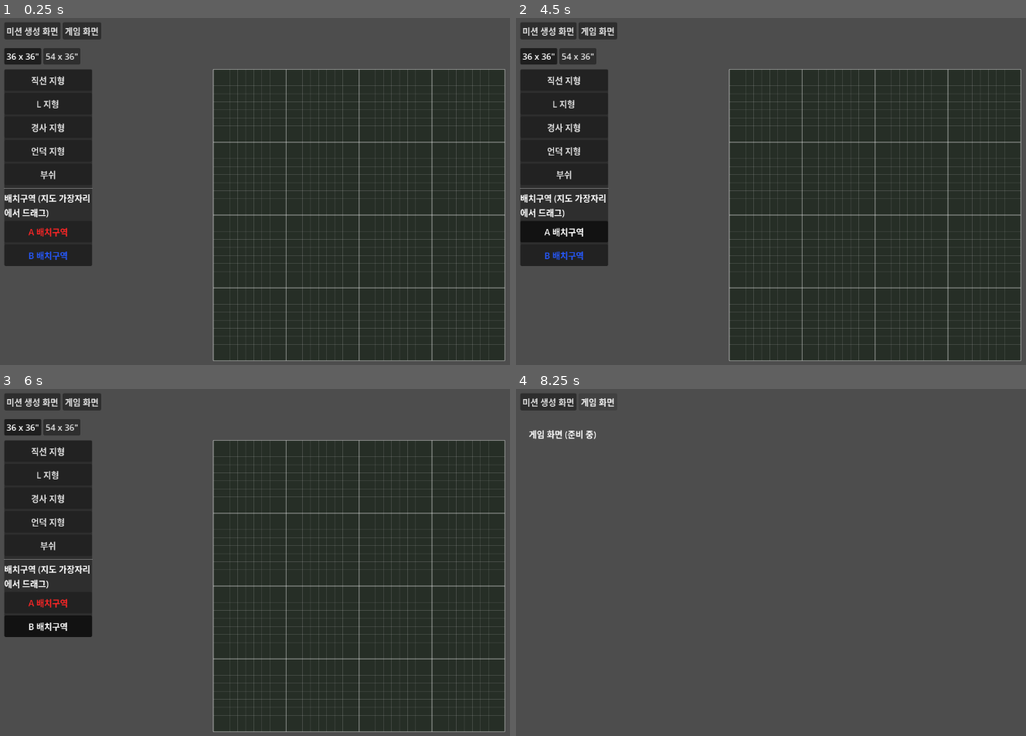
Above: before the commit, frames 1-4 (two rows, left to right).
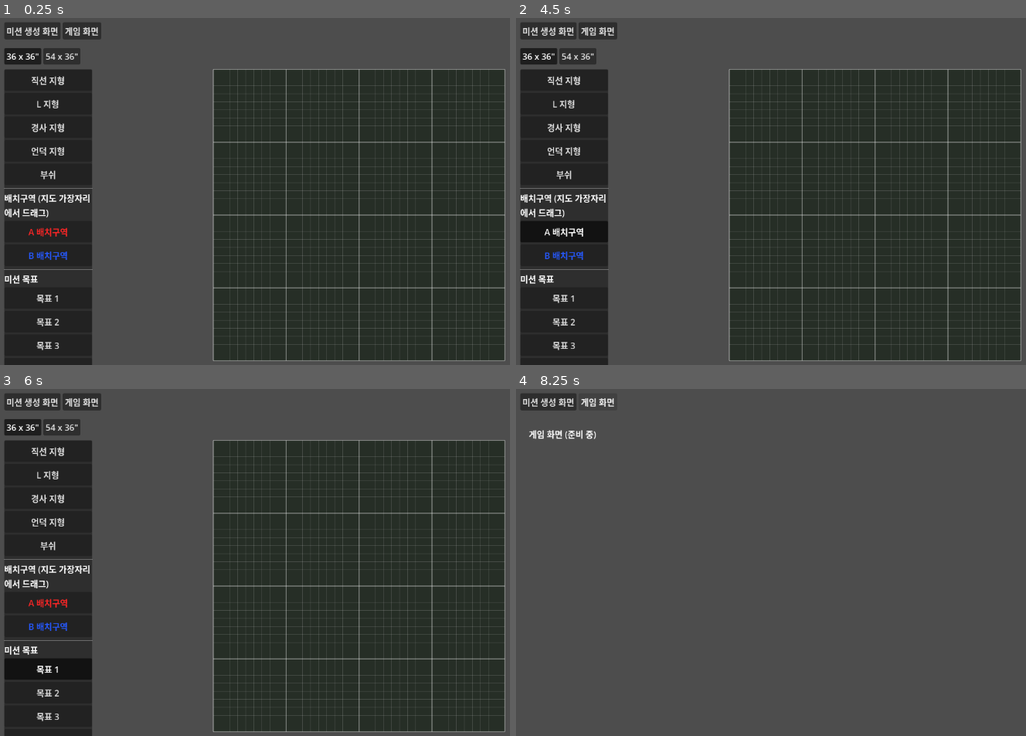
Above: after the commit, the same moments.

Repository: Andrea4595/StarcraftTMG_Simulator
Game: Godot game, scene res://scenes/main/Main.tscn
The game is run twice, just before and just after one commit, with the same random seed, the same clock (stepped at 60 frames per second) and the same inputs.
Inputs (mouse positions are in pixels of both pictures, inside the frame that each line leads up to):
- Up to frame 1 (0.25 s): no input
- Up to frame 2 (4.5 s): click "직선 지형" at 0.5 s; click "L 지형" at 1.25 s; click "경사 지형" at 2 s; click "언덕 지형" at 2.75 s; click "부쉬" at 3.5 s; click "A 배치구역" at 4.25 s
- Up to frame 3 (6 s): click "B 배치구역" at 5 s; click (45, 670) at 5.75 s, where only the run after the commit has a clickable "목표 1"
- Up to frame 4 (8.25 s): click (561, 694) at 6.5 s, where only the run after the commit has a clickable "목표 2"; click (561, 715) at 7.25 s, where only the run after the commit has a clickable "목표 3"; click "게임 화면" at 8 s

The runs differ from the first frame. In frame 1, 4.8% of the frame differs, in the area x 0-19%, y 71-100%; in frame 2, 4.8%; in frame 3, 4.9%, in the area x 0-19%, y 67-100%; in frame 4, nothing differs.

Commit message:
Add mission objective placement to mission setup
Adds numbered (1-5) objective markers to the mission-setup palette:
click to place a 32mm token with its 3" capture-range ring drawn
around it, drag to reposition (1" grid snap), right-click to delete.
Each number can only be placed once (its palette button disables
while placed). Tokens are colored per number (1/3 red, 2/4 blue, 5
green) per request.

This completes all three mission-setup features from Goal 1: terrain
placement, deployment zones, and mission objectives.

Co-Authored-By: Claude Sonnet 5 <noreply@anthropic.com>

Diff:
--- /dev/null
+++ b/scenes/mission_setup/MissionObjectivePiece.gd
@@ -0,0 +1,52 @@
+extends Control
+
+## 미션 목표 마커 하나 (1~5번). 32mm 토큰 + 그 바깥으로 3" 점령 범위 링을 그린다.
+## 이동은 지원하지만 회전은 의미가 없다 (원형). 우클릭하면 바로 삭제된다.
+
+signal drag_requested(piece: Control)
+signal delete_requested(piece: Control)
+
+var number: int = 1
+var token_color: Color = Color(0.85, 0.85, 0.8)
+
+const TOKEN_DIAMETER_MM := 32.0
+const CAPTURE_MARGIN_INCH := 3.0
+
+
+func center() -> Vector2:
+	return position + size / 2.0
+
+
+func set_center(new_center: Vector2) -> void:
+	position = new_center - size / 2.0
+
+
+func _draw() -> void:
+	var c := size / 2.0
+	var token_radius := TOKEN_DIAMETER_MM / 2.0
+	var capture_radius := size.x / 2.0
+
+	draw_circle(c, capture_radius, Color(1.0, 1.0, 1.0, 0.10))
+	draw_arc(c, capture_radius, 0.0, TAU, 48, Color(1.0, 1.0, 1.0, 0.6), 1.5, true)
+
+	draw_circle(c, token_radius, token_color)
+	draw_arc(c, token_radius, 0.0, TAU, 32, Color(0.1, 0.1, 0.1, 0.8), 1.5, true)
+
+	var font := ThemeDB.fallback_font
+	var font_size := 18
+	var text := str(number)
+	var text_width := font.get_string_size(text, HORIZONTAL_ALIGNMENT_LEFT, -1, font_size).x
+	var ascent := font.get_ascent(font_size)
+	var descent := font.get_descent(font_size)
+	var baseline := Vector2(c.x - text_width / 2.0, c.y + (ascent - descent) / 2.0)
+	draw_string(font, baseline, text, HORIZONTAL_ALIGNMENT_LEFT, -1, font_size, Color.WHITE)
+
+
+func _gui_input(event: InputEvent) -> void:
+	if event is InputEventMouseButton and event.pressed:
+		if event.button_index == MOUSE_BUTTON_LEFT:
+			drag_requested.emit(self)
+			accept_event()
+		elif event.button_index == MOUSE_BUTTON_RIGHT:
+			delete_requested.emit(self)
+			accept_event()
--- a/scenes/mission_setup/MissionSetup.gd
+++ b/scenes/mission_setup/MissionSetup.gd
@@ -7,6 +7,7 @@
 const RADIAL_MENU_SCENE := preload("res://scenes/common/RadialMenu.tscn")
 const MAP_GRID_SCRIPT := preload("res://scenes/mission_setup/MapGrid.gd")
 const DEPLOYMENT_ZONE_SCRIPT := preload("res://scenes/mission_setup/DeploymentZonePiece.gd")
+const OBJECTIVE_PIECE_SCRIPT := preload("res://scenes/mission_setup/MissionObjectivePiece.gd")
 
 const MARGIN := 8.0
 const TOP_ROW_HEIGHT := 32.0
@@ -21,25 +22,43 @@
 	"B": Color(0.15, 0.35, 1.0, 0.9),
 }
 
+const OBJECTIVE_NUMBERS := [1, 2, 3, 4, 5]
+const OBJECTIVE_TOKEN_DIAMETER_MM := 32.0
+const OBJECTIVE_CAPTURE_MARGIN_INCH := 3.0
+const OBJECTIVE_TOKEN_COLORS := {
+	1: Color(0.85, 0.15, 0.15),
+	2: Color(0.15, 0.4, 0.85),
+	3: Color(0.85, 0.15, 0.15),
+	4: Color(0.15, 0.4, 0.85),
+	5: Color(0.2, 0.7, 0.25),
+}
+
 var _map_area: Control
 var _map_background: ColorRect
 var _map_grid: Control
 var _zone_layer: Control
 var _terrain_layer: Control
+var _objective_layer: Control
 
 var _radial_menu: Control
 var _menu_target: Control = null
 
 var _palette_buttons: Array[Button] = []
 var _zone_buttons: Array[Button] = []
+var _objective_buttons: Dictionary = {} # number -> Button
+var _objective_pieces: Dictionary = {} # number -> Control
 var _size_buttons: Array[Button] = []
 
 var _placement_module_id: String = ""
 var _active_zone_player: String = ""
+var _active_objective_number: int = 0
 var _current_preset: String = GameConstants.DEFAULT_MAP_SIZE_PRESET
 
 var _dragging_piece: TextureRect = null
 var _drag_offset: Vector2 = Vector2.ZERO
+
+var _dragging_objective: Control = null
+var _drag_objective_offset: Vector2 = Vector2.ZERO
 
 var _drawing_zone: Control = null
 var _zone_current_length: float = 0.0
@@ -113,6 +132,21 @@
 		box.add_child(btn)
 		_zone_buttons.append(btn)
 
+	box.add_child(HSeparator.new())
+
+	var objective_label := Label.new()
+	objective_label.text = "미션 목표"
+	box.add_child(objective_label)
+
+	for number in OBJECTIVE_NUMBERS:
+		var btn := Button.new()
+		btn.text = "목표 %d" % number
+		btn.toggle_mode = true
+		btn.custom_minimum_size = Vector2(PALETTE_WIDTH - 16.0, 40.0)
+		btn.toggled.connect(_on_objective_button_toggled.bind(number, btn))
+		box.add_child(btn)
+		_objective_buttons[number] = btn
+
 
 func _build_map_area() -> void:
 	_map_area = Control.new()
@@ -140,6 +174,11 @@
 	_terrain_layer.mouse_filter = Control.MOUSE_FILTER_IGNORE
 	_map_area.add_child(_terrain_layer)
 
+	_objective_layer = Control.new()
+	_objective_layer.name = "ObjectiveLayer"
+	_objective_layer.mouse_filter = Control.MOUSE_FILTER_IGNORE
+	_map_area.add_child(_objective_layer)
+
 
 func _build_radial_menu() -> void:
 	_radial_menu = RADIAL_MENU_SCENE.instantiate()
@@ -168,6 +207,15 @@
 	for child in _zone_layer.get_children():
 		child.queue_free()
 	_drawing_zone = null
+
+	for child in _objective_layer.get_children():
+		child.queue_free()
+	_objective_pieces.clear()
+	_dragging_objective = null
+	_active_objective_number = 0
+	for btn in _objective_buttons.values():
+		btn.disabled = false
+		btn.button_pressed = false
 
 	var map_size: Vector2 = GameConstants.MAP_SIZE_PRESETS[preset_name]
 	_map_background.size = map_size
@@ -175,6 +223,7 @@
 	_map_grid.queue_redraw()
 	_zone_layer.size = map_size
 	_terrain_layer.size = map_size
+	_objective_layer.size = map_size
 	_layout()
 
 
@@ -200,6 +249,7 @@
 	if pressed:
 		_deactivate_other_mode_buttons(button)
 		_active_zone_player = ""
+		_active_objective_number = 0
 		_placement_module_id = module_id
 	elif _placement_module_id == module_id:
 		_placement_module_id = ""
@@ -209,9 +259,20 @@
 	if pressed:
 		_deactivate_other_mode_buttons(button)
 		_placement_module_id = ""
+		_active_objective_number = 0
 		_active_zone_player = player
 	elif _active_zone_player == player:
 		_active_zone_player = ""
+
+
+func _on_objective_button_toggled(pressed: bool, number: int, button: Button) -> void:
+	if pressed:
+		_deactivate_other_mode_buttons(button)
+		_placement_module_id = ""
+		_active_zone_player = ""
+		_active_objective_number = number
+	elif _active_objective_number == number:
+		_active_objective_number = 0
 
 
 func _deactivate_other_mode_buttons(except: Button) -> void:
@@ -221,6 +282,9 @@
 	for other in _zone_buttons:
 		if other != except:
 			other.button_pressed = false
+	for other in _objective_buttons.values():
+		if other != except:
+			other.button_pressed = false
 
 
 func _clear_placement_mode() -> void:
@@ -234,6 +298,10 @@
 		_handle_drag_input(event)
 		return
 
+	if _dragging_objective:
+		_handle_objective_drag_input(event)
+		return
+
 	if _drawing_zone:
 		_handle_zone_drawing_input(event)
 		return
@@ -246,10 +314,20 @@
 	if _active_zone_player != "" and event is InputEventMouseButton \
 			and event.pressed and event.button_index == MOUSE_BUTTON_LEFT:
 		_handle_zone_start_click()
+		return
+
+	if _active_objective_number != 0 and event is InputEventMouseButton \
+			and event.pressed and event.button_index == MOUSE_BUTTON_LEFT:
+		_handle_objective_placement_click()
 
 
 func _snap_to_grid(point: Vector2) -> Vector2:
 	return (point / GRID_SIZE_MM).round() * GRID_SIZE_MM
+
+
+func _snap_to_inch_grid(point: Vector2) -> Vector2:
+	var step := GameConstants.MM_PER_INCH
+	return (point / step).round() * step
 
 
 func _handle_drag_input(event: InputEvent) -> void:
@@ -399,6 +477,79 @@
 	return piece
 
 
+func _handle_objective_placement_click() -> void:
+	var local: Vector2 = _map_area.get_local_mouse_position()
+	var map_size: Vector2 = GameConstants.MAP_SIZE_PRESETS[_current_preset]
+	if local.x < 0.0 or local.x > map_size.x or local.y < 0.0 or local.y > map_size.y:
+		return
+
+	_place_objective(_active_objective_number, _snap_to_inch_grid(local))
+	_clear_objective_mode()
+	get_viewport().set_input_as_handled()
+
+
+func _clear_objective_mode() -> void:
+	var number := _active_objective_number
+	_active_objective_number = 0
+	if _objective_buttons.has(number):
+		_objective_buttons[number].button_pressed = false
+
+
+func _place_objective(number: int, local_point: Vector2) -> void:
+	var diameter := OBJECTIVE_TOKEN_DIAMETER_MM + 2.0 * OBJECTIVE_CAPTURE_MARGIN_INCH * GameConstants.MM_PER_INCH
+
+	var piece := Control.new()
+	piece.set_script(OBJECTIVE_PIECE_SCRIPT)
+	piece.number = number
+	piece.token_color = OBJECTIVE_TOKEN_COLORS[number]
+	piece.size = Vector2(diameter, diameter)
+	piece.mouse_filter = Control.MOUSE_FILTER_STOP
+	_objective_layer.add_child(piece)
+	piece.set_center(local_point)
+	_clamp_objective_to_bounds(piece)
+	piece.drag_requested.connect(_on_objective_drag_requested)
+	piece.delete_requested.connect(_on_objective_delete_requested)
+
+	_objective_pieces[number] = piece
+	if _objective_buttons.has(number):
+		_objective_buttons[number].disabled = true
+
+
+func _clamp_objective_to_bounds(piece: Control) -> void:
+	var map_size: Vector2 = GameConstants.MAP_SIZE_PRESETS[_current_preset]
+	var margin := OBJECTIVE_TOKEN_DIAMETER_MM / 2.0
+	var c: Vector2 = piece.center()
+	c.x = clamp(c.x, margin, max(margin, map_size.x - margin))
+	c.y = clamp(c.y, margin, max(margin, map_size.y - margin))
+	piece.set_center(c)
+
+
+func _handle_objective_drag_input(event: InputEvent) -> void:
+	if event is InputEventMouseMotion:
+		var local: Vector2 = _map_area.get_local_mouse_position()
+		_dragging_objective.set_center(_snap_to_inch_grid(local + _drag_objective_offset))
+		_clamp_objective_to_bounds(_dragging_objective)
+		get_viewport().set_input_as_handled()
+	elif event is InputEventMouseButton and event.button_index == MOUSE_BUTTON_LEFT and not event.pressed:
+		_dragging_objective = null
+		get_viewport().set_input_as_handled()
+
+
+func _on_objective_drag_requested(piece: Control) -> void:
+	_dragging_objective = piece
+	_drag_objective_offset = piece.center() - _map_area.get_local_mouse_position()
+	_objective_layer.move_child(piece, _objective_layer.get_child_count() - 1)
+
+
+func _on_objective_delete_requested(piece: Control) -> void:
+	var number: int = piece.number
+	piece.queue_free()
+	if _objective_pieces.get(number) == piece:
+		_objective_pieces.erase(number)
+	if _objective_buttons.has(number):
+		_objective_buttons[number].disabled = false
+
+
 func _on_piece_drag_requested(piece: TextureRect) -> void:
 	_dragging_piece = piece
 	_drag_offset = piece.center() - _map_area.get_local_mouse_position()
